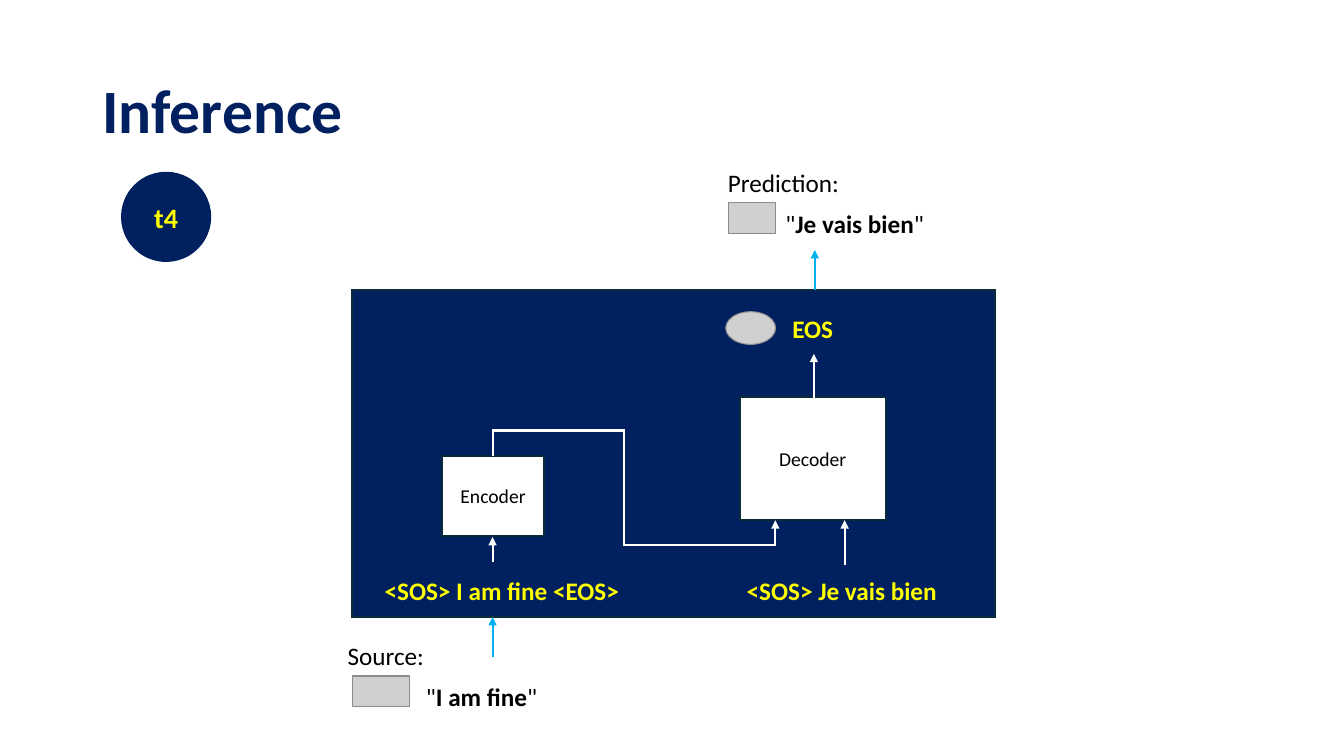
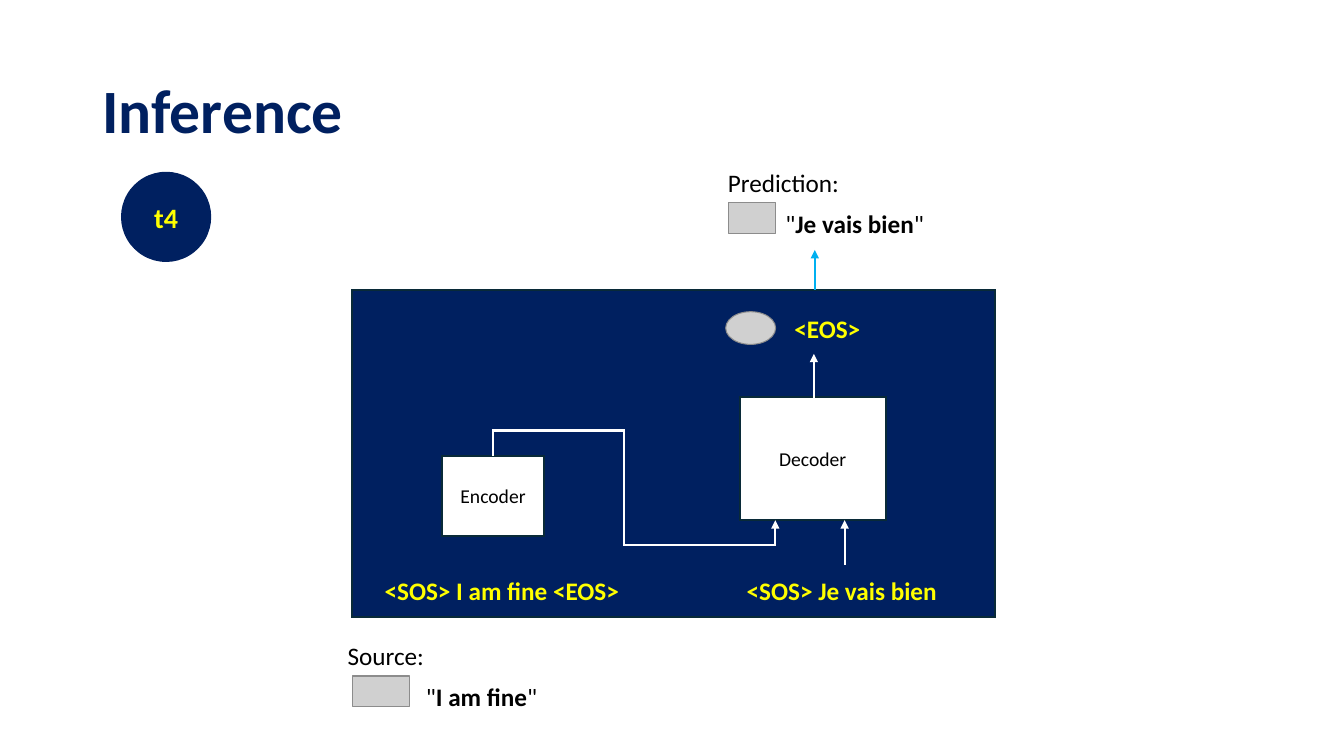
Before and after one commit to tanquangduong/transformer-pt, a slide deck: slide 82 of presentation/Introduction to Transformer.pptx (slide 81 before the commit). Drawn at 1344x756 pixels with LibreOffice and Linux fonts; fonts in the diff are those of the drawing; grey boxes stand for pictures. Boxes give left, top, right and bottom in pixels: in the first picture for what was removed or moved away, otherwise in the second. Text is boxed around its words. In the diff, an @@ line names an element or a change of style, - is before the commit and + after.

```diff
--- a/presentation/Introduction to Transformer.pptx
+++ b/presentation/Introduction to Transformer.pptx
@@ text at [794, 321, 860, 338]: text changed @@
-EOS
+<EOS>
@@ arrow removed from (493, 563) to (493, 537) @@
@@ arrow removed from (493, 657) to (493, 617) @@
```
Also in this commit, not shown: 11 other slides changed, 1 slide added, 1 other file.
